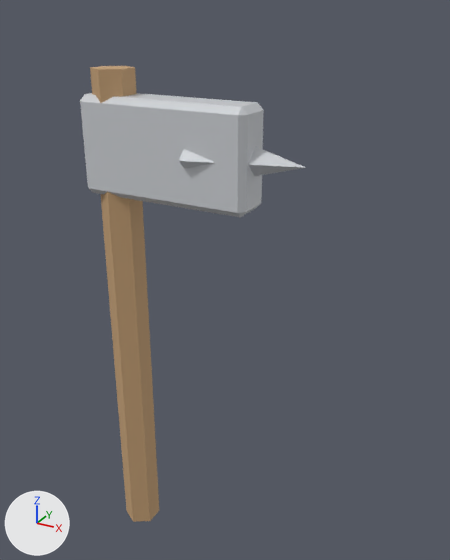
An edit to the FBX model Assets/Resources/Models/axe.fbx, drawn before and after from the same camera.
Camera for both pictures: a camera (50 mm lens) standing at (0.648, -0.814, 0.988) and looking at (0.174, 0.047, 0.557). The lights are fixed; the arrows at lower left show +X, +Y and +Z. The picture after the commit comes second.

Names of what the first picture shows: 'Edge', 'Handle', 'Head'.
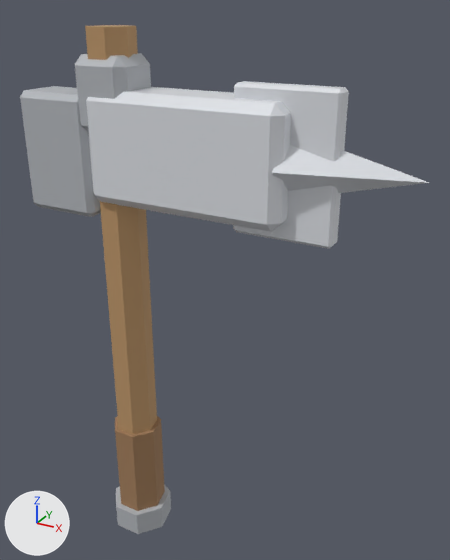
Patch to the scene script:
```diff
--- a/Assets/Resources/Models/axe.fbx.py
+++ b/Assets/Resources/Models/axe.fbx.py
@@ me_cylinder @@
-me_cylinder.from_pydata(...)  # 12 vertices, 8 faces; spans x -0.03..0.03, y -0.035..0.035, z 0.0..0.9
+me_cylinder.from_pydata(...)  # 14 vertices, 9 faces; spans x -0.039..0.039, y -0.036..0.04, z 0.0..0.96
+# me_cylinder part 1: the whole mesh is rebuilt
 me_cylinder.materials.append(mat_wood)
@@ me_cube_001 @@
-me_cube_001.from_pydata(...)  # 24 vertices, 26 faces; spans x -0.05..0.25, y -0.035..0.035, z 0.7..0.86
+me_cube_001.from_pydata(...)  # 24 vertices, 26 faces; spans x -0.03..0.31, y -0.05..0.05, z 0.69..0.87
+# me_cube_001 part 2: 24 of 24 vertices moved; they spanned x -0.05..0.25, y -0.035..0.035, z 0.7..0.86 and now span x -0.03..0.31, y -0.05..0.05, z 0.69..0.87; mean shift (0.04, 0.0, 0.0)
 me_cube_001.materials.append(mat_metal)
@@ me_cone_1 @@
+me_cone_1.from_pydata([(0.3, 0.05, 0.78), (0.3, 0.0, 0.73), (0.3, -0.05, 0.78), (0.3, 0.0, 0.83), (0.5, 0.0, 0.78)], [], [(0, 4, 1), (1, 4, 2), (0, 1, 2, 3), (2, 4, 3), (3, 4, 0)])
+me_cone_1.materials.append(mat_metal)  # white #dddfe5
@@ ob_edge @@
-ob_edge = bpy.data.objects.new('Edge', me_cone)
@@ ob_grip @@
+ob_grip = bpy.data.objects.new('Grip', me_cylinder_001)  # a 7-sided cylinder along z spanning x -0.047..0.047, y -0.043..0.048, z 0.01..0.23; in mat_woodd (brown #a07c59)
+ob_grip.location = (0.0, 0.0, 0.0)
@@ ob_headpoll @@
+ob_headpoll = bpy.data.objects.new('HeadPoll', me_cube_007)  # 24 vertices, 26 faces; spans x -0.05..0.05, y -0.045..0.045, z 0.8..0.92; in mat_metald (grey #b3b6bc)
+ob_headpoll.location = (0.0, 0.0, 0.0)
@@ ob_blade @@
+ob_blade = bpy.data.objects.new('Blade', me_cube_004)  # 24 vertices, 26 faces; spans x 0.22..0.38, y -0.015..0.015, z 0.67..0.89; in mat_metal (white #dddfe5)
+ob_blade.location = (0.0, 0.0, 0.0)
@@ ob_headback @@
+ob_headback = bpy.data.objects.new('HeadBack', me_cube_006)  # 24 vertices, 26 faces; spans x -0.17..-0.03, y -0.045..0.045, z 0.66..0.86; in mat_metald (grey #b3b6bc)
+ob_headback.location = (0.0, 0.0, 0.0)
@@ ob_edgetip @@
+ob_edgetip = bpy.data.objects.new('EdgeTip', me_cone_1)
+ob_edgetip.location = (0.0, 0.0, 0.0)
@@ ob_pommel @@
+ob_pommel = bpy.data.objects.new('Pommel', me_cylinder_002)  # a 7-sided cylinder along z spanning x -0.0585..0.0585, y -0.0541..0.06, z -0.005..0.045; in mat_metald (grey #b3b6bc)
+ob_pommel.location = (0.0, 0.0, 0.0)
```

Where the change shows, as pixel boxes [x1, y1, x2, y2] in the pictures (450 x 560 px):
'Head', reshaped (11% wider, 17% taller): before [80, 93, 264, 217]; after [86, 87, 291, 232]
'Handle', reshaped: before [90, 66, 159, 522]; after [85, 25, 157, 434]
'Blade', added: after [233, 81, 349, 249]
'HeadBack', added: after [20, 86, 101, 217]
'EdgeTip', added: after [272, 145, 429, 193]
'Grip', added (brown): after [115, 416, 165, 511]
'HeadPoll', added: after [75, 53, 151, 131]
'Pommel', added: after [116, 484, 171, 534]
'Edge', deleted: before [179, 146, 306, 176]
